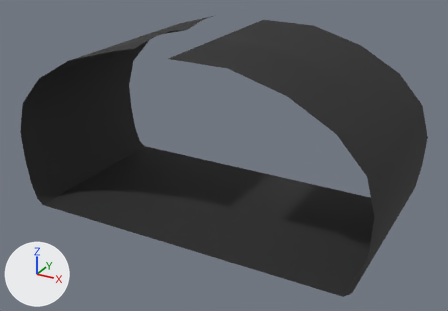
The glTF model assets/bike_parts/tyre/cruiser.glb, before and after one commit.
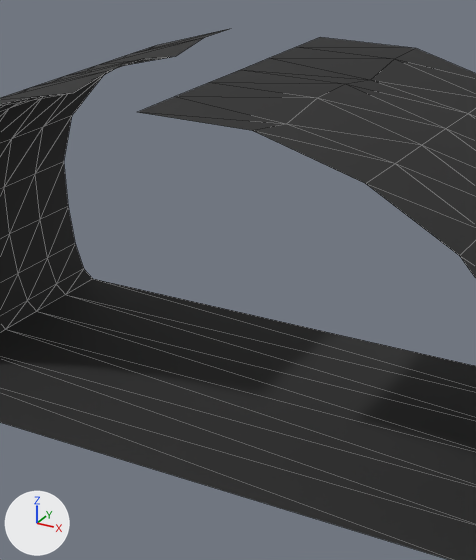
There are two pictures of each version: one whole from a 50 mm camera at (1.54, -3.27, 1.7) aimed at (0.05, -0.55, 0.34), one close up on the part from 21% to 77% of the width and 0% to 94% of the height. Every picture has the same lights, and +X, +Y and +Z are marked at lower left. The last two pictures show the newer version. The close-ups show mesh edges as thin lines. Objects named as collision shapes, trigger or cutter boxes, shadow casters or lower levels of detail are left out. Where no turn or scale is listed for an object, it has been applied to the vertices. Vertices at exactly the same position are counted once.

In view in the first close-up: 'lod0'.
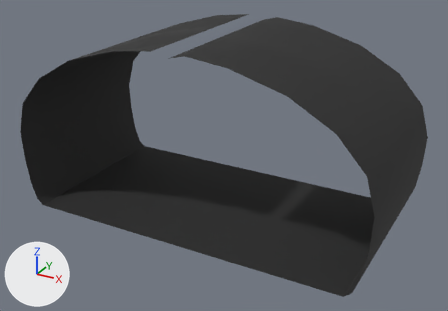
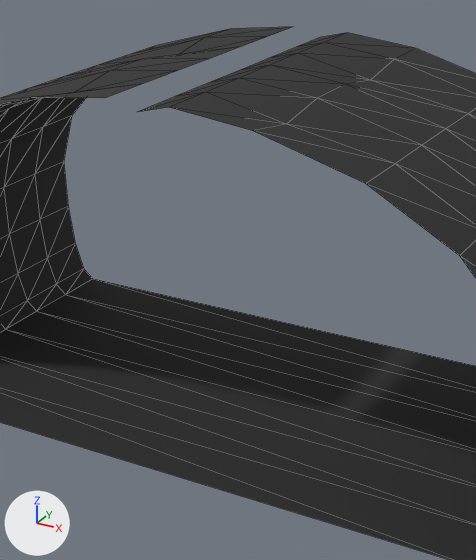
The edits, one by one:
me_lod0 is used by ob_lod0; location (0.0, 0.0, 0.0).
me_lod0 had 133 vertices, 216 faces and spanned x -1.0..1.0, y -1.0..0.0, z 0.0..0.98.
me_lod0 now has 147 vertices, 240 faces and spans x -1.0..1.0, y -1.0..0.0, z 0.0..1.0.
Part 1, on me_lod0:
12 faces are deleted.
2 vertices are added at (-0.09, -0.33, 1.0), (-0.09, -0.83, 1.0).
7 new vertices lie (0.09, 0.0, 0.02) away from vertices in x 0.0, y -1.0..0.0, z 0.98.
5 new vertices lie (0.22, 0.0, 0.03) away from vertices in x -0.31, y -1.0..0.0, z 0.97.
36 new faces join them.

Pixel boxes [x1, y1, x2, y2] of what changed, in the close-ups (476 x 560 px):
'lod0', reshaped
    before: [0, 29, 476, 560]
    after: [0, 27, 476, 560]
part 1 of me_lod0, built on
    before: [138, 37, 416, 131]
    after: [33, 27, 416, 131]
